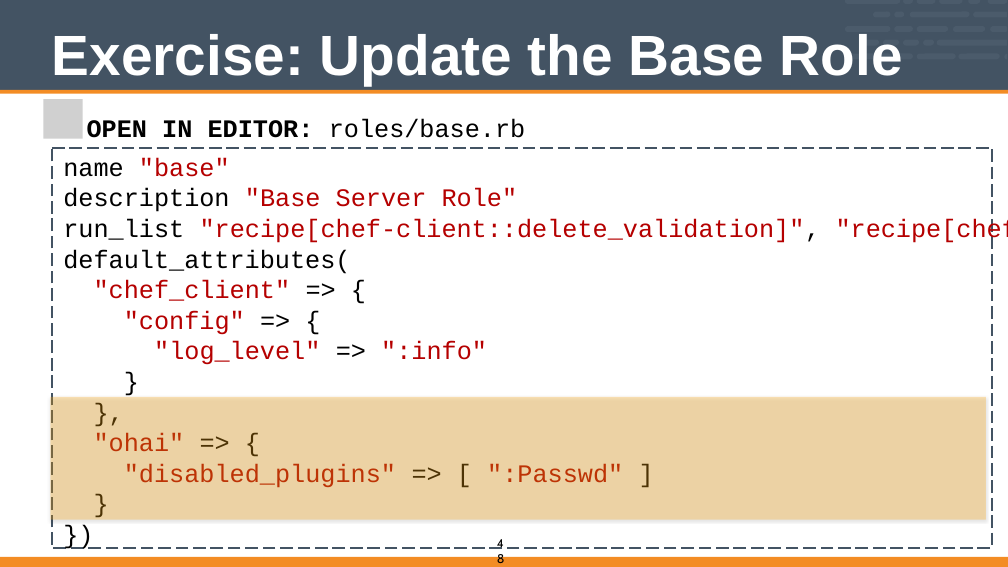
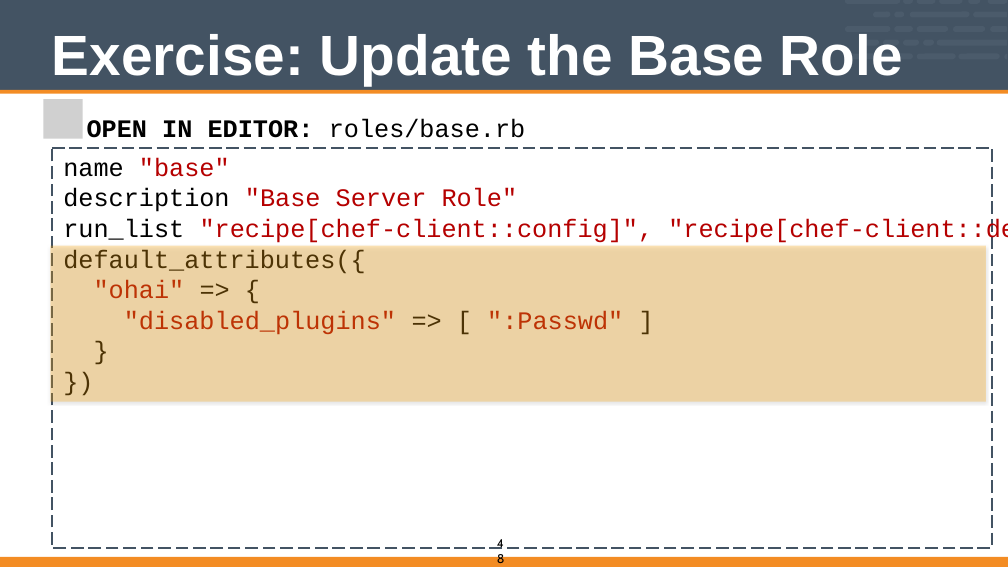
Before and after one commit to vinyar/chef-intermediate, a slide deck: slide 48 of 04-writing_ohai_plugins.pptx. Drawn at 1008x567 pixels with LibreOffice and Linux fonts; fonts in the diff are those of the drawing; grey boxes stand for pictures. Boxes give left, top, right and bottom in pixels: in the first picture for what was removed or moved away, otherwise in the second. Text is boxed around its words. In the diff, an @@ line names an element or a change of style, - is before the commit and + after.

Commit message:
Updated Ohai Plugin
* Fix the ohai plugin presentation is now again full screen
* Updated the attributes file in the base role when disabling the ohai plugins to no longer mention the log level

```diff
--- a/04-writing_ohai_plugins.pptx
+++ b/04-writing_ohai_plugins.pptx
@@ text in freeform shape at (x1=63, y1=219, x2=1008, y2=273): text changed @@
-run_list "recipe[chef-client::delete_validation]", "recipe[chef-client...
-default_attributes(
-"chef_client" => {
-"config" => {
-"log_level" => ":info"
-}
-},
+run_list "recipe[chef-client::config]", "recipe[chef-client::delete_v...
+default_attributes({
@@ rectangle resized from (x1=50, y1=397, x2=986, y2=520) to (x1=50, y1=245, x2=986, y2=401) @@
```
